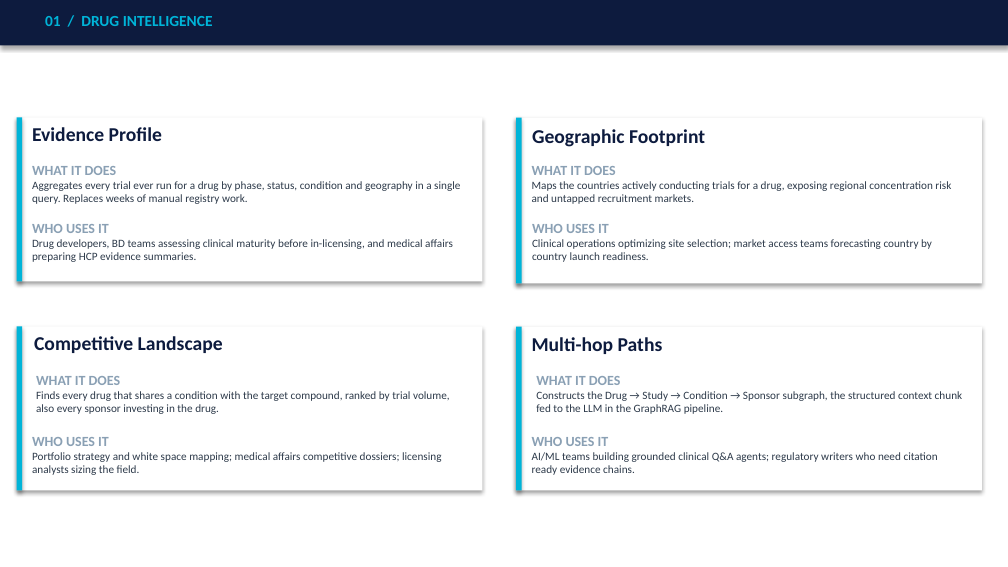
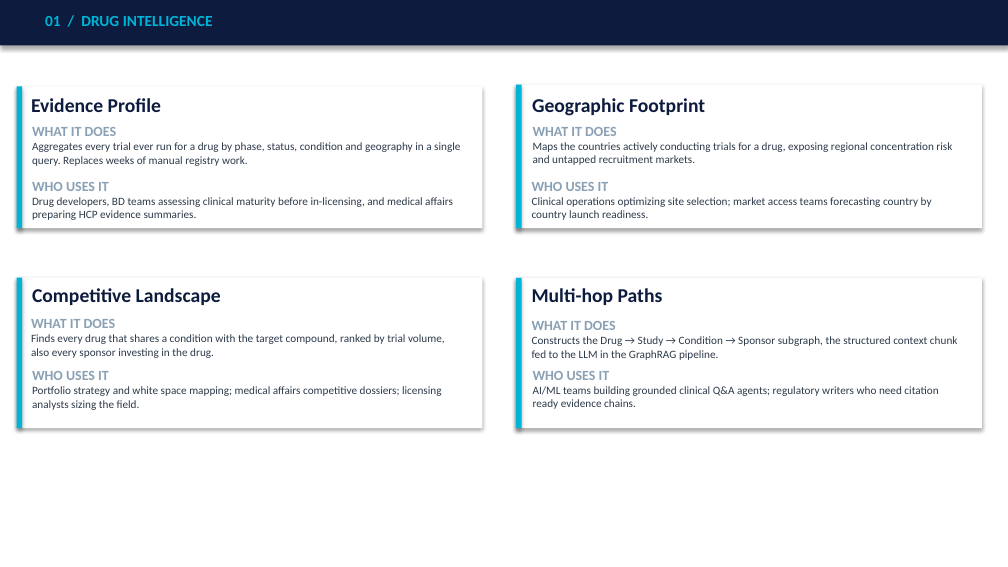
Before and after one commit to SHASANKsp/ClinicalTrails_application, a slide deck: slide 4 of ClinicalTrials_KG_LinkedIn_v2.pptx (slide 3 before the commit). Drawn at 1008x567 pixels with LibreOffice and Linux fonts; fonts in the diff are those of the drawing. Boxes give left, top, right and bottom in pixels: in the first picture for what was removed or moved away, otherwise in the second. Text is boxed around its words. In the diff, an @@ line names an element or a change of style, - is before the commit and + after.

```diff
--- a/ClinicalTrials_KG_LinkedIn_v2.pptx
+++ b/ClinicalTrials_KG_LinkedIn_v2.pptx
@@ rectangle: place and size @@
-rectangle at [17,118,483,282]
+rectangle at [17,87,483,229]
@@ rectangle: place and size @@
-rectangle at [17,118,23,282]
+rectangle at [17,87,23,229]
@@ text "Evidence Profile": place and size @@
-text "Evidence Profile" at [32,127,162,141]
+text "Evidence Profile" at [31,98,161,112]
@@ rectangle: place and size @@
-rectangle at [516,118,982,284]
+rectangle at [516,85,982,228]
@@ rectangle: place and size @@
-rectangle at [516,118,522,284]
+rectangle at [516,85,522,228]
@@ text "Geographic Footprint": place and size @@
-text "Geographic Footprint" at [532,129,705,147]
+text "Geographic Footprint" at [532,98,705,116]
@@ 4 texts: place and size @@
-4 texts at [32,166,951,262]
+4 texts at [32,127,952,220]
@@ rectangle: place and size @@
-rectangle at [17,327,483,491]
+rectangle at [17,278,483,428]
@@ rectangle: place and size @@
-rectangle at [17,327,23,491]
+rectangle at [17,278,23,428]
@@ text "Competitive Landscape": place and size @@
-text "Competitive Landscape" at [34,336,223,353]
+text "Competitive Landscape" at [32,288,221,305]
@@ rectangle: place and size @@
-rectangle at [516,327,982,491]
+rectangle at [516,278,982,428]
@@ rectangle: place and size @@
-rectangle at [516,327,522,491]
+rectangle at [516,278,522,428]
@@ text "Multi-hop Paths": place and size @@
-text "Multi-hop Paths" at [532,337,663,354]
+text "Multi-hop Paths" at [532,288,663,305]
@@ text "WHAT IT DOES": place and size @@
-text "WHAT IT DOES" at [36,376,450,414]
+text "WHAT IT DOES" at [31,319,445,358]
@@ text "WHAT IT DOES": place and size @@
-text "WHAT IT DOES" at [536,376,963,414]
+text "WHAT IT DOES" at [532,321,958,360]
@@ text "WHO USES IT": place and size @@
-text "WHO USES IT" at [32,437,441,475]
+text "WHO USES IT" at [32,371,441,410]
@@ text "WHO USES IT": place and size @@
-text "WHO USES IT" at [532,437,938,475]
+text "WHO USES IT" at [533,371,938,409]
```
Also in this commit, not shown: 10 other slides changed, 1 slide added, 6 slides removed, 3 other files.
